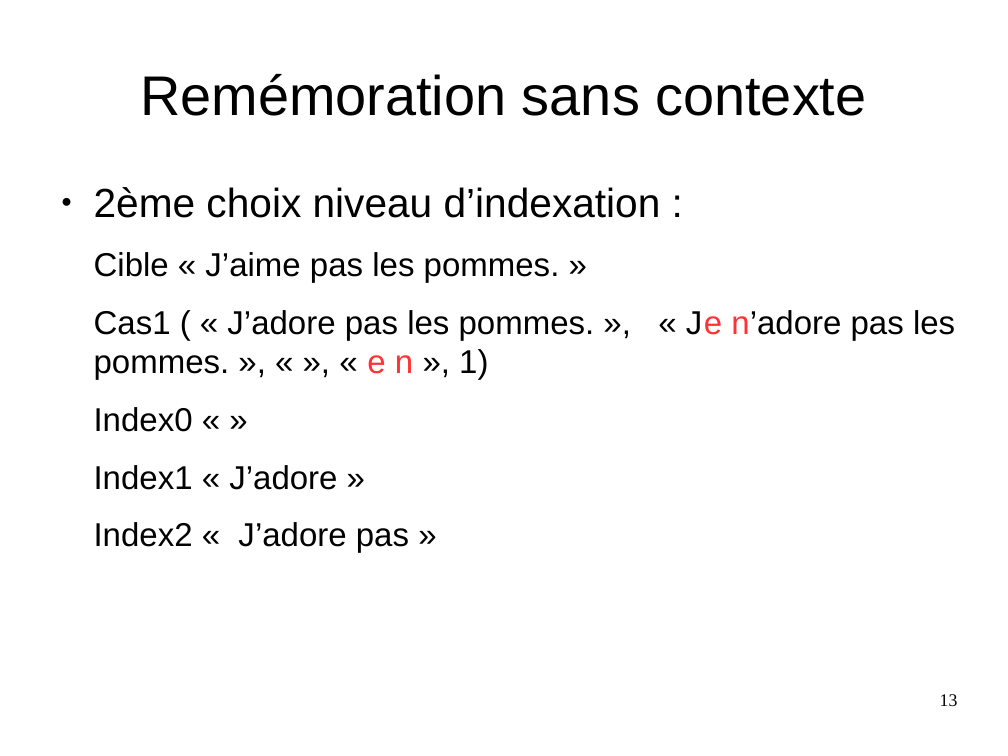
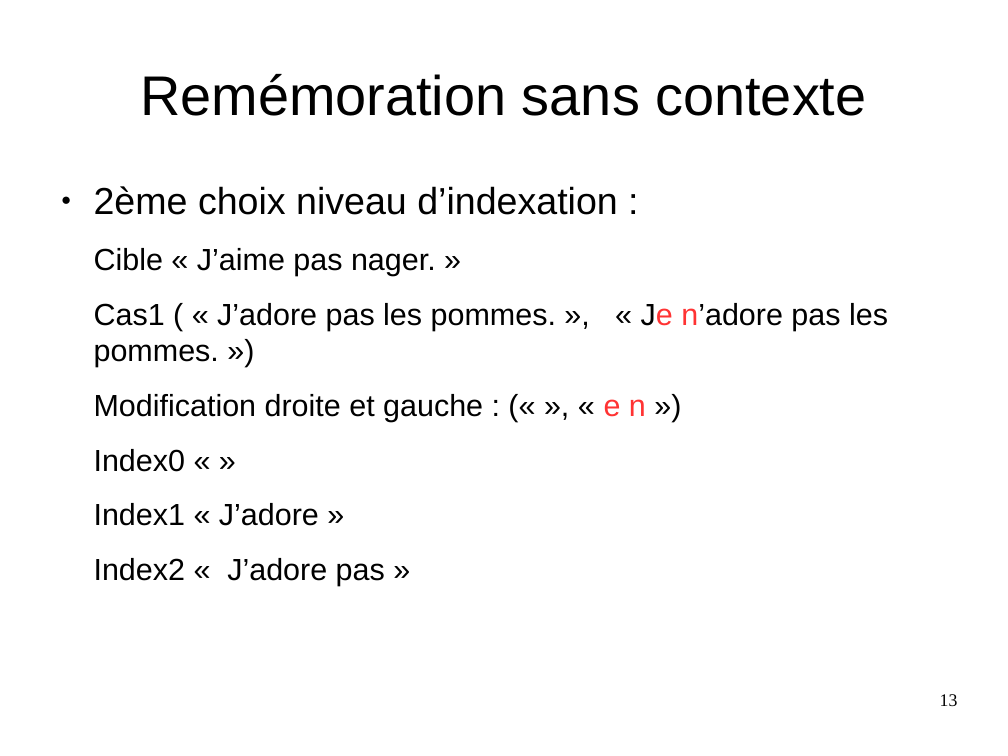
Before and after one commit to Sle3pingForest/StageL3, a slide deck: slide 13 of RapportAndre/Pres.odp. Drawn at 1008x756 pixels with LibreOffice and Linux fonts; fonts in the diff are those of the drawing. Boxes give left, top, right and bottom in pixels: in the first picture for what was removed or moved away, otherwise in the second. Text is boxed around its words. In the diff, an @@ line names an element or a change of style, - is before the commit and + after.

```diff
--- a/RapportAndre/Pres.odp
+++ b/RapportAndre/Pres.odp
@@ text at (x1=94, y1=186, x2=617, y2=586): size 32 to 29.6 pt in "2ème choix niveau d’indexation :"; size 26 to 24.1 pt in "Index0 « »", "Index1 « J’adore »", "Index2 « J’adore pas »" @@
@@ text at (x1=94, y1=248, x2=888, y2=422): text changed; size 26 to 24.1 pt @@
-Cible « J’aime pas les pommes. »
-Cas1 ( « J’adore pas les pommes. », « Je n’adore pas les pommes. », « », « e n », 1)
+Cible « J’aime pas nager. »
+Cas1 ( « J’adore pas les pommes. », « Je n’adore pas les pommes. »)
+Modification droite et gauche : (« », « e n »)
```
Also in this commit, not shown: 4 other slides changed.
